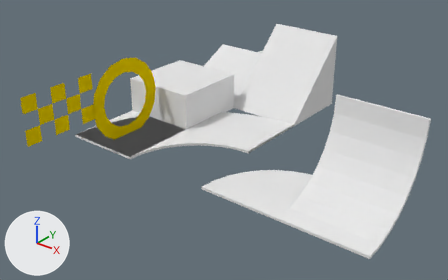
The Blender file components/blocklib.blend as it was, and as the next commit left it.
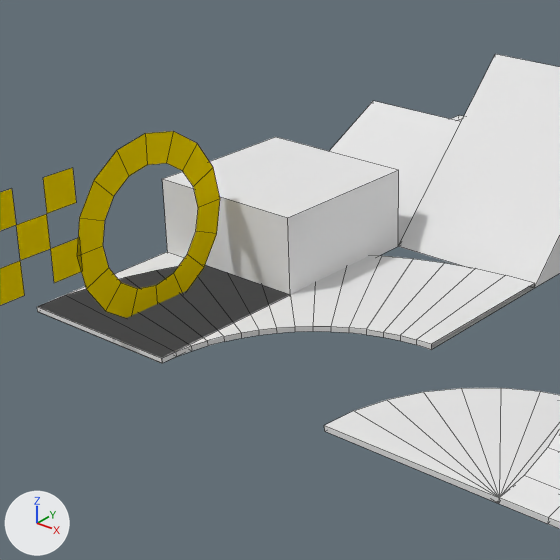
Each version is shown whole from a 50 mm lens placed at (174.4, -189.0, 93.4), pointed at (37.5, -17.9, -12.7), then close up on the part from 13% to 68% of the width and 0% to 88% of the height. Every picture has the same lights, and +X, +Y and +Z are marked at lower left. The close-ups show mesh edges as thin lines.

Names of what the first close-up shows: 'Block_0_32_32_16', 'Block_1_32_32_16', 'Block_1_32_32_32', 'Block_Checkpoint', 'Block_Curve_32_32_1', 'Block_Curve_64_64_1', 'Block_Platform_32_32_1', 'Block_Ramp_32_32_32', 'Block_Start'.
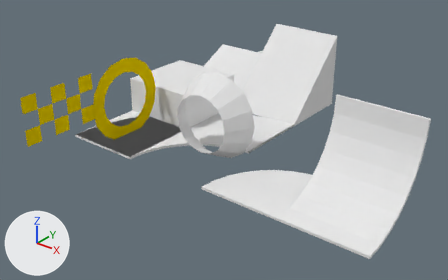
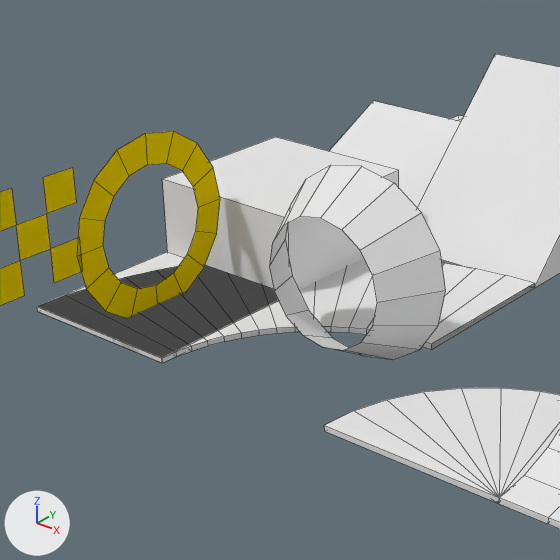
The edits, one by one:
Material 'Material.001' (mat_material_001) is new.
Its base color is (0.8, 0.8, 0.8) (white #e7e7e7).
Mesh me_block_portal is new.
It has 32 vertices, 16 faces and spans x -17.0..17.0, y 0.0..10.2, z -17.0..17.0.
It uses material mat_material_001 (white #e7e7e7).
Object 'Block_Portal' (ob_block_portal) is new; it shows me_block_portal.
Its location is (39.1, -33.7, 0.0).

Where the change shows, as pixel boxes [x1, y1, x2, y2] in the close-ups (560 x 560 px):
'Block_Portal', added: after [269, 165, 446, 360]
